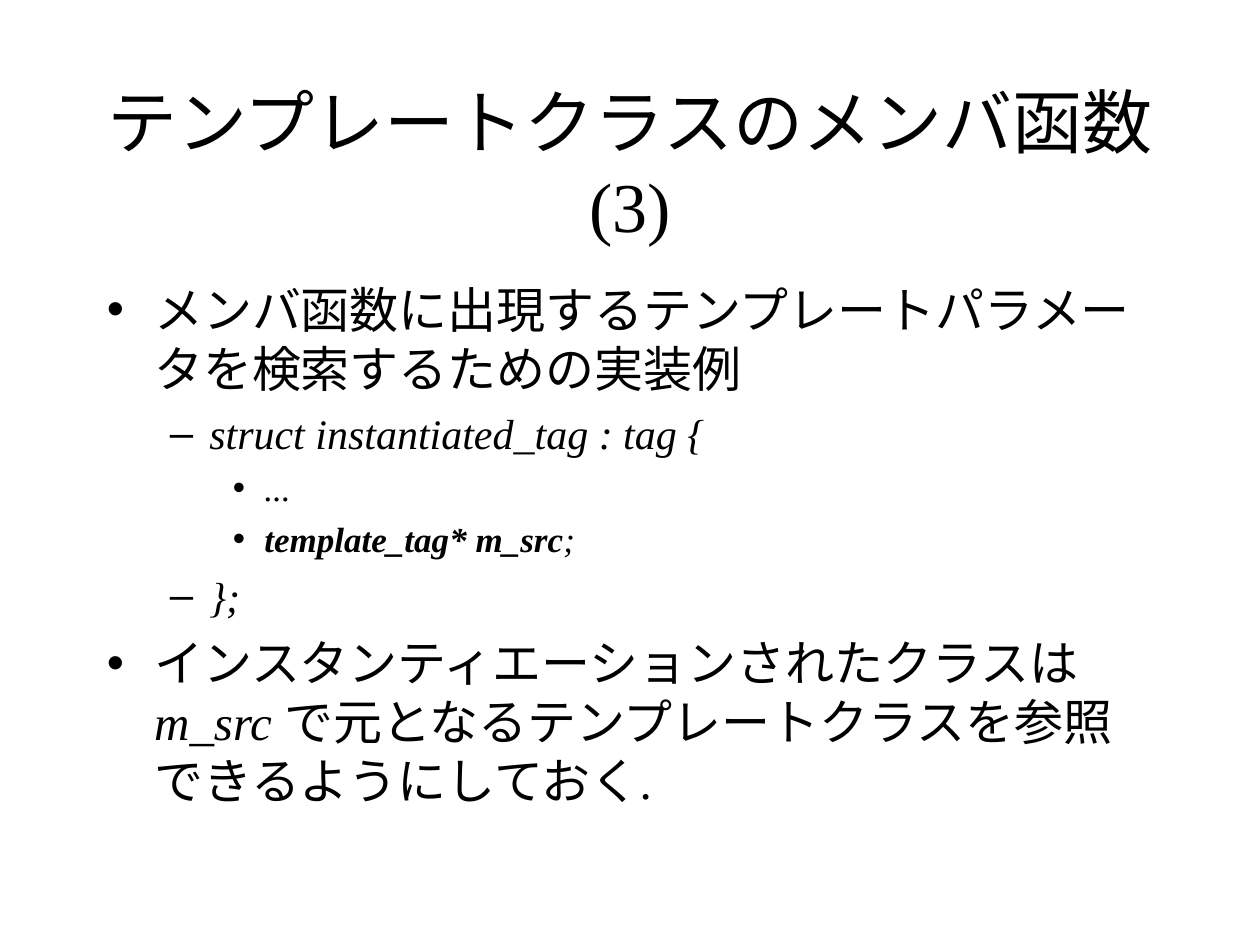
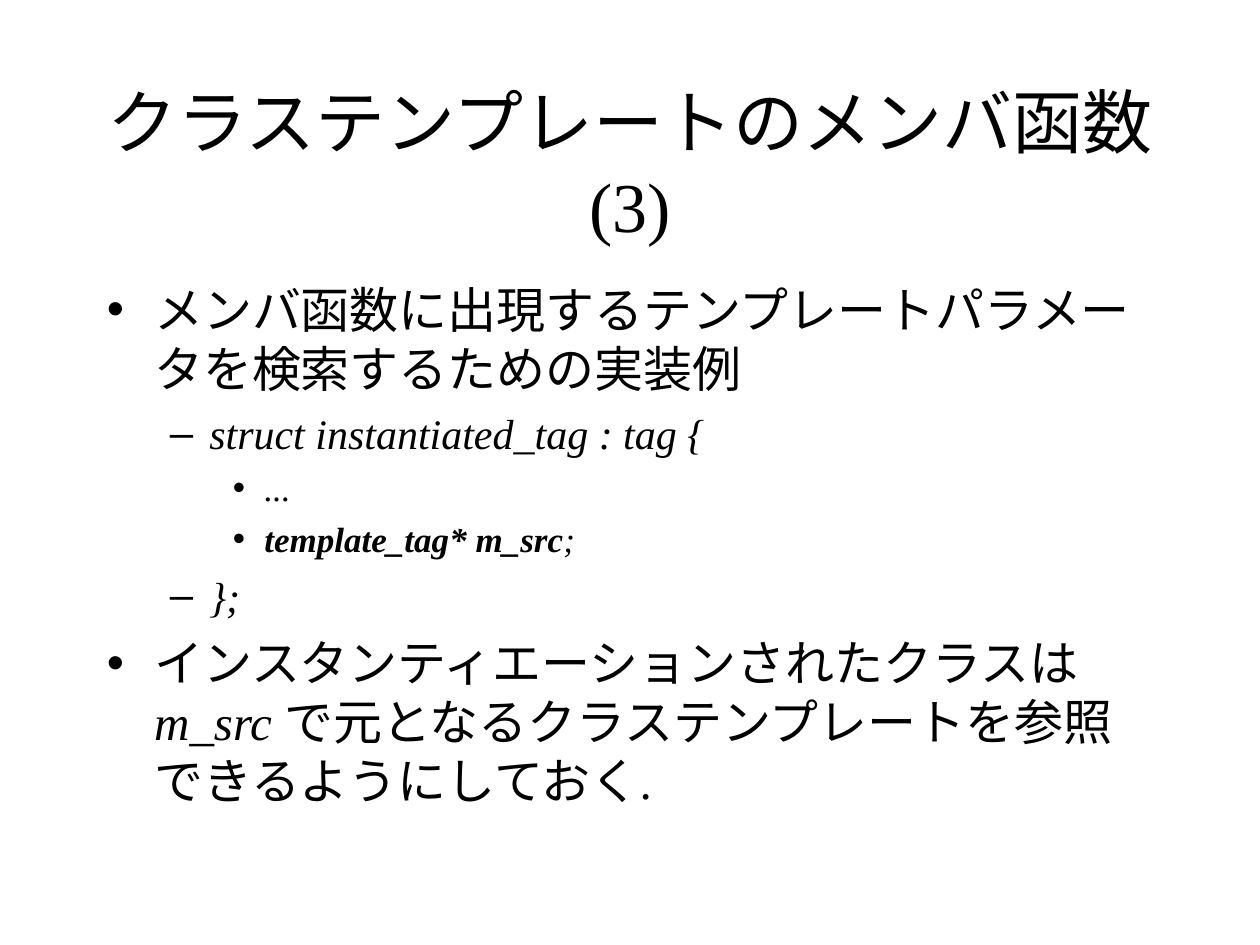
Before and after one commit to KeiHasegawa/cxx_doc, a slide deck: slide 8 of 14_template_parse.ppt. Drawn at 1260x945 pixels with LibreOffice and Linux fonts; fonts in the diff are those of the drawing. Boxes give left, top, right and bottom in pixels: in the first picture for what was removed or moved away, otherwise in the second. Text is boxed around its words. In the diff, an @@ line names an element or a change of style, - is before the commit and + after.

```diff
--- a/14_template_parse.ppt
+++ b/14_template_parse.ppt
@@ title at (107, 89, 1152, 245): text changed @@
-テンプレートクラスのメンバ函数(3)
+クラステンプレートのメンバ函数(3)
@@ text at (154, 641, 1112, 802): text changed @@
-• インスタンティエーションされたクラスは m_src で元となるテンプレートクラスを参照できるようにしておく.
+• インスタンティエーションされたクラスは m_src で元となるクラステンプレートを参照できるようにしておく.
```
Also in this commit, not shown: 3 other slides changed, 5 other files.
